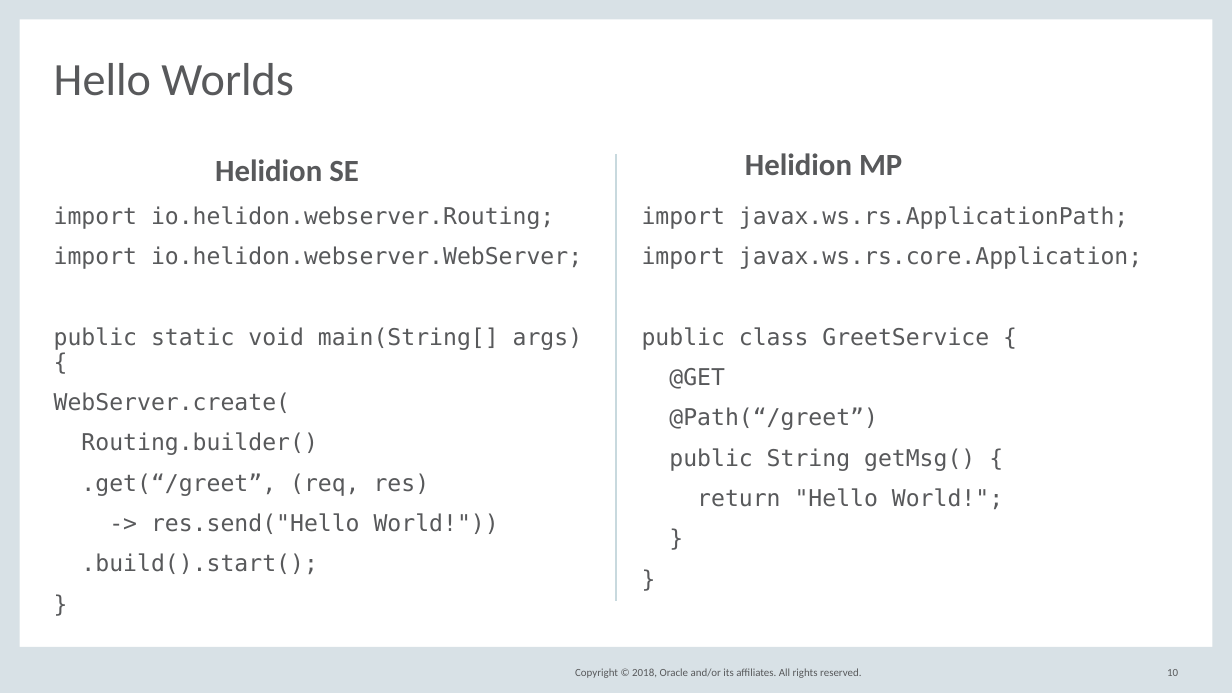
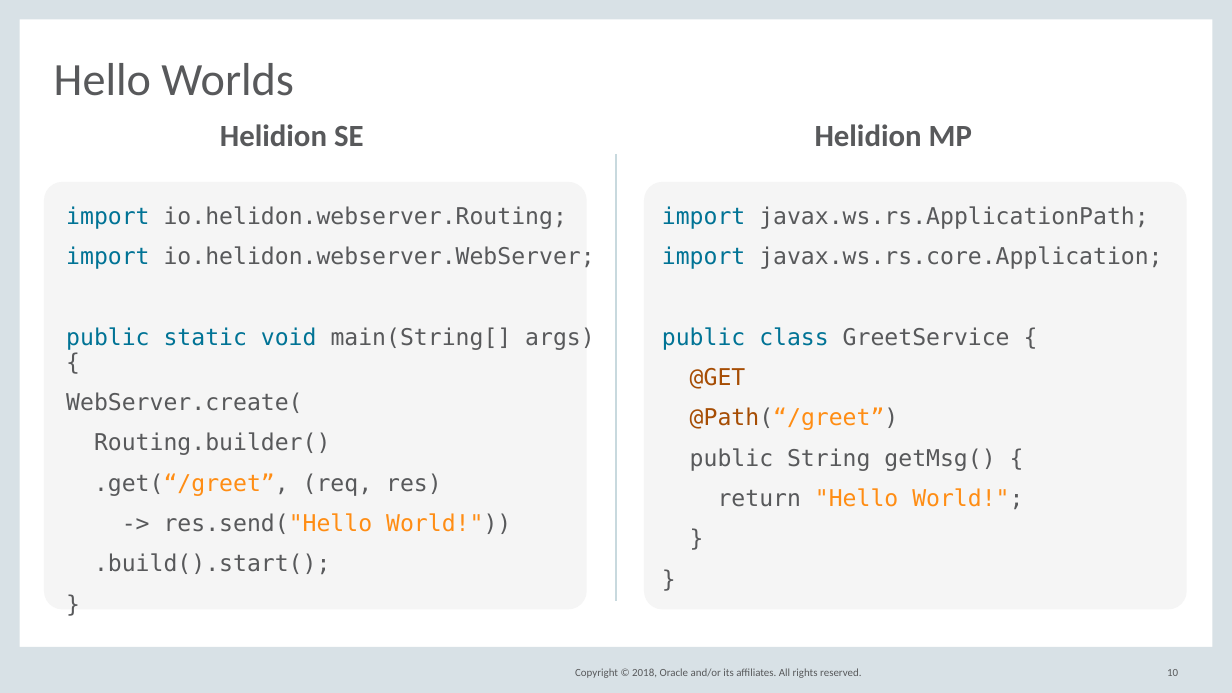
Before and after one commit to barchetta/codeone-2018, a slide deck: slide 10 of DEV5539_HelidonIntroCodeOne2018.pptx. Drawn at 1232x693 pixels with LibreOffice and Linux fonts; fonts in the diff are those of the drawing; background and template pictures are left out. Boxes give left, top, right and bottom in pixels: in the first picture for what was removed or moved away, otherwise in the second. Text is boxed around its words. In the diff, an @@ line names an element or a change of style, - is before the commit and + after.

```diff
--- a/DEV5539_HelidonIntroCodeOne2018.pptx
+++ b/DEV5539_HelidonIntroCodeOne2018.pptx
@@ text "Helidion SE": place and size @@
-text "Helidion SE" at (215,159,359,181)
+text "Helidion SE" at (220,124,364,146)
@@ text "Helidion MP": place and size @@
-text "Helidion MP" at (745,153,902,175)
+text "Helidion MP" at (815,124,972,146)
@@ rounded rectangle added at (44,182,587,610), fill #F5F5F5 @@
@@ text at (66,206,595,534): text colour #58595B to #007395 in "import", "import", "public static void"; text colour #58595B to #FF8D14 in ".get(“/greet”,", "res.send("Hello World!"))" @@
@@ text "import io.helidon.webserver.Routing;": place and size @@
-text "import io.helidon.webserver.Routing;" at (54,206,583,574)
+text "import io.helidon.webserver.Routing;" at (66,206,595,574)
@@ rounded rectangle added at (644,182,1187,610), fill #F5F5F5 @@
@@ text at (662,206,1162,509): text colour #58595B to #007395 in "import", "import", "public class"; text colour #58595B to #A64D04 in "@GET", "@Path(“/greet”)"; text colour #58595B to #FF8D14 in "@Path(“/greet”)", ""Hello World!";" @@
@@ text "import javax.ws.rs.ApplicationPath;": place and size @@
-text "import javax.ws.rs.ApplicationPath;" at (642,206,1142,509)
+text "import javax.ws.rs.ApplicationPath;" at (662,206,1162,509)
```
Also in this commit, not shown: 5 other slides changed, 1 slide added, 1 slide removed, 1 other file.
